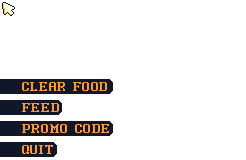
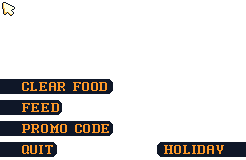
The second 246×160 image is a revision of the first. Changes to its layers:
added group "Holiday" with 2 layers in group "UI" over [157, 142, 246, 157]
added layer "HOLIDAY" in group "Holiday" over [164, 145, 224, 154]
added layer "Layer 2" (2nd of 5, in "UI" › "Holiday") in group "Holiday" over [157, 142, 246, 157]
